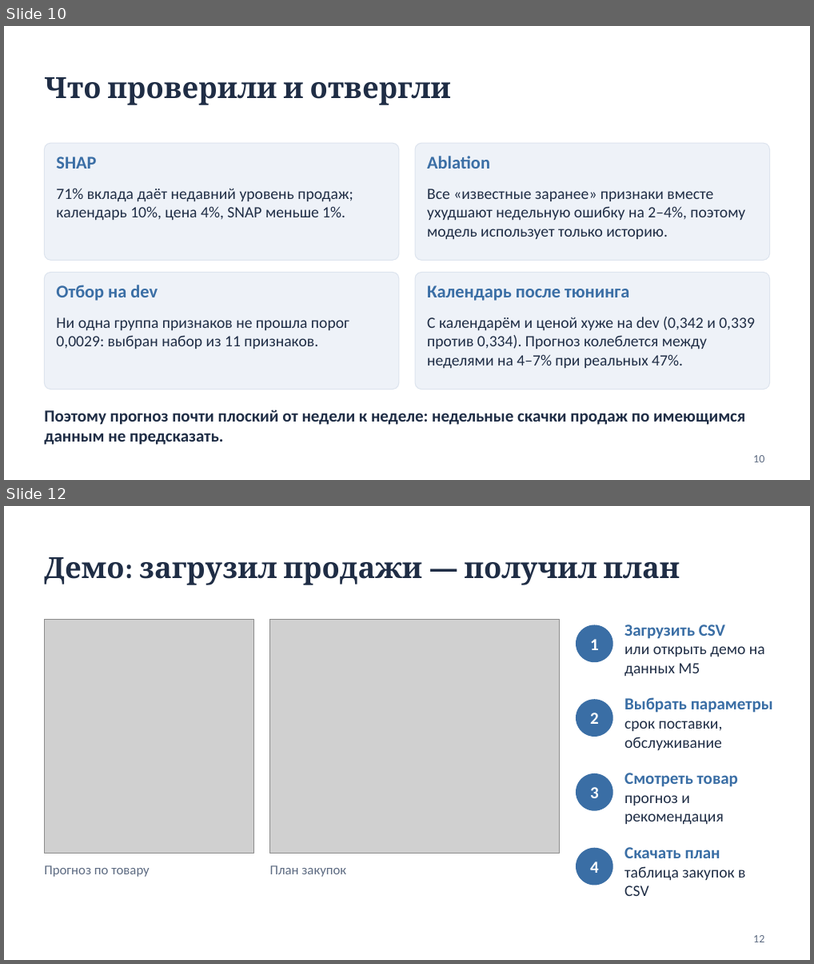
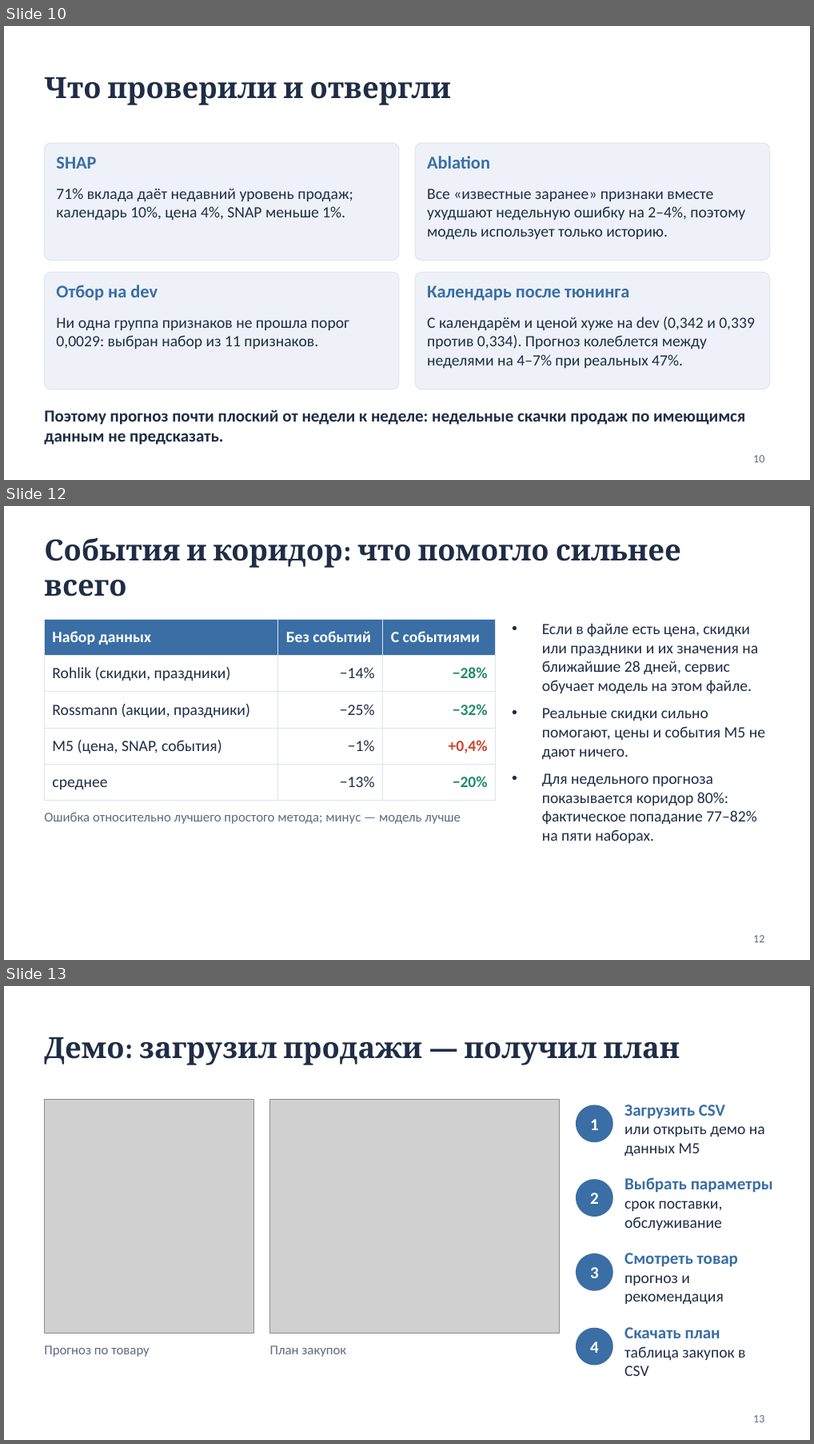
Before and after one commit to Alishershayakhmetov/demand-analyzer, a slide deck: docs/Demand_Copilot_slides.pptx. Shown one above the other, each under a label of ours: slides 10 and 12 before the commit, slides 10, 12 and 13 after it; the slides between them are not shown. The pictures are 814x964 and 814x1444 pixels, drawn with LibreOffice and Linux fonts; fonts in the diff are those of the drawing; grey boxes stand for pictures. Boxes give left, top, right and bottom in pixels: in the first picture for what was removed or moved away, otherwise in the second. Text is boxed around its words. In the diff, an @@ line names an element or a change of style, - is before the commit and + after.

```diff
--- a/docs/Demand_Copilot_slides.pptx
+++ b/docs/Demand_Copilot_slides.pptx
@@ slide 12 added at [4, 506, 810, 960], background #FFFFFF @@
@@ title added at [44, 538, 682, 596], 26 pt, text #1F2D45, bold @@
+События и коридор: что помогло сильнее всего
@@ table added at [44, 619, 496, 793], 5 rows, 3 columns @@
+Набор данных | Без событий | С событиями
+Rohlik (скидки, праздники) | −14% | −28%
+Rossmann (акции, праздники) | −25% | −32%
+M5 (цена, SNAP, события) | −1% | +0,4%
+среднее | −13% | −20%
@@ text added at [542, 623, 766, 843], 14 pt, text #1F2D45 @@
+• Если в файле есть цена, скидки или праздники и их значения на ближайшие 28 дней, сервис обучает модель на этом файле.
+• Реальные скидки сильно помогают, цены и события M5 не дают ничего.
+• Для недельного прогноза показывается коридор 80%: фактическое попадание 77–82% на пяти наборах.
@@ text added at [44, 812, 461, 824], 12 pt, text #5D6B82 @@
+Ошибка относительно лучшего простого метода; минус — модель лучше
@@ page number added at [754, 935, 765, 942], 10 pt, text #5D6B82 @@
+12
@@ what was slide 12 is now slide 13 @@
```
Also in this commit, not shown: 1 slide changed, 4 other files.
